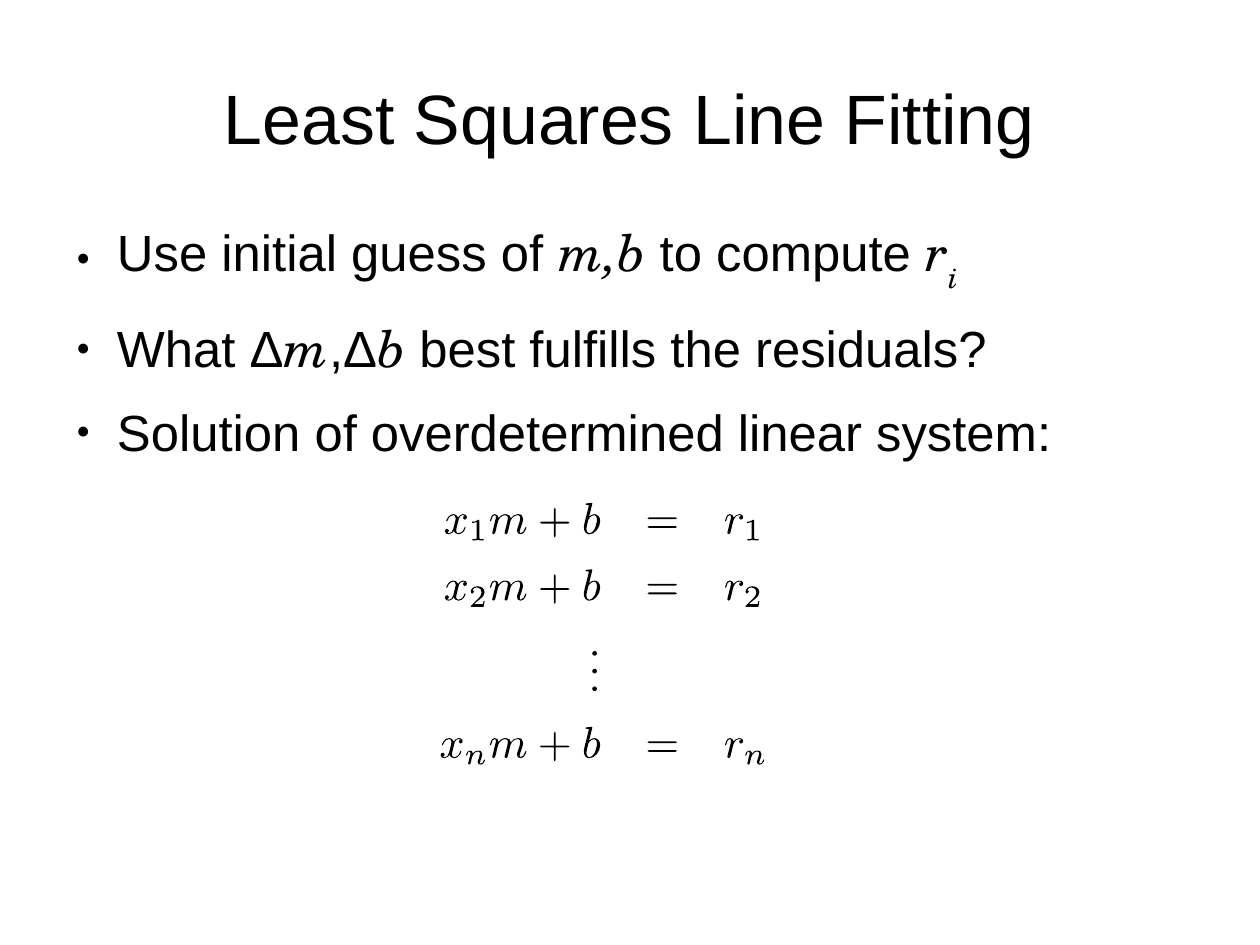
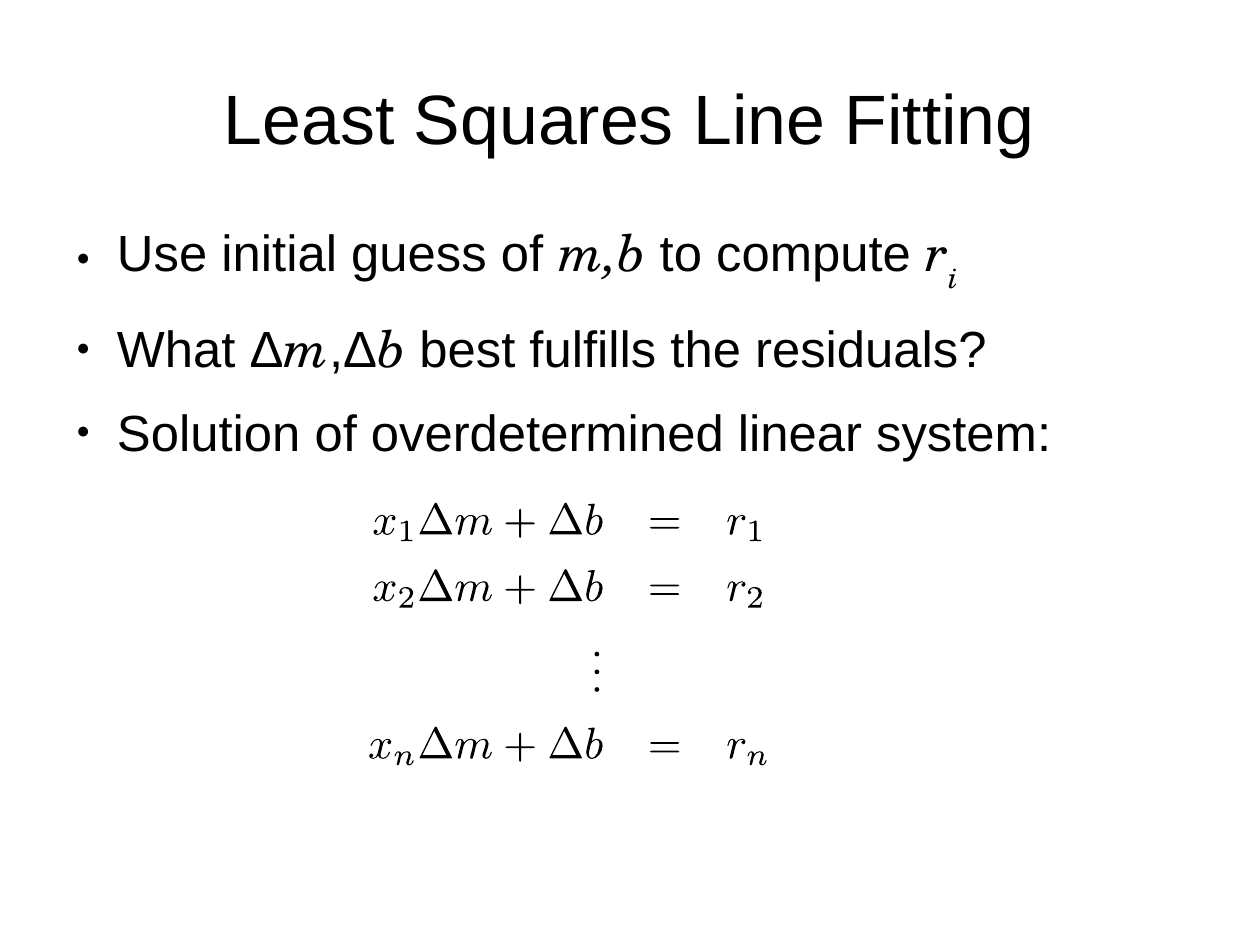
Before and after one commit to sethmerickel/Multi-Image-Geopositioning, a slide deck: slide 3 of papers/fresno2017.odp. Drawn at 1260x945 pixels with LibreOffice and Linux fonts; fonts in the diff are those of the drawing. Boxes give left, top, right and bottom in pixels: in the first picture for what was removed or moved away, otherwise in the second. Text is boxed around its words. In the diff, an @@ line names an element or a change of style, - is before the commit and + after.

```diff
--- a/papers/fresno2017.odp
+++ b/papers/fresno2017.odp
@@ freeform shape: place and size @@
-freeform shape at (491,515,527,535)
+freeform shape at (420,503,453,535)
@@ freeform shape: place and size @@
-freeform shape at (584,503,600,534)
+freeform shape at (505,509,535,539)
@@ freeform shape: place and size @@
-freeform shape at (647,518,677,528)
+freeform shape at (550,503,583,535)
@@ freeform shape: place and size @@
-freeform shape at (725,515,743,535)
+freeform shape at (587,504,603,535)
@@ freeform shape: place and size @@
-freeform shape at (540,508,569,537)
+freeform shape at (456,515,493,535)
@@ freeform shape: place and size @@
-freeform shape at (748,520,759,541)
+freeform shape at (651,518,680,528)
@@ freeform shape: place and size @@
-freeform shape at (445,581,466,601)
+freeform shape at (727,515,745,535)
@@ freeform shape: place and size @@
-freeform shape at (471,587,485,607)
+freeform shape at (750,520,761,541)
@@ freeform shape: place and size @@
-freeform shape at (584,569,600,600)
+freeform shape at (420,569,453,601)
@@ freeform shape: place and size @@
-freeform shape at (491,581,527,601)
+freeform shape at (374,582,396,603)
@@ freeform shape: place and size @@
-freeform shape at (540,574,569,604)
+freeform shape at (399,588,413,608)
@@ freeform shape: place and size @@
-freeform shape at (647,584,677,595)
+freeform shape at (456,582,493,603)
@@ freeform shape: place and size @@
-freeform shape at (725,581,743,601)
+freeform shape at (505,575,535,605)
@@ freeform shape: place and size @@
-freeform shape at (592,652,597,656)
+freeform shape at (587,571,603,601)
@@ outline redrawn in 5 elements at (727,739,745,759), (748,751,767,765), (595,687,599,692), (748,588,761,608), (595,670,599,675) @@
@@ freeform shape: place and size @@
-freeform shape at (584,727,600,758)
+freeform shape at (369,739,391,759)
@@ freeform shape: place and size @@
-freeform shape at (440,739,462,759)
+freeform shape at (420,727,453,759)
@@ freeform shape: place and size @@
-freeform shape at (491,739,527,759)
+freeform shape at (456,739,493,759)
@@ freeform shape: place and size @@
-freeform shape at (540,732,569,761)
+freeform shape at (505,733,535,763)
@@ group added at (550,569,745,759): 6 freeform shapes @@
@@ freeform shape: place and size @@
-freeform shape at (647,742,677,752)
+freeform shape at (651,742,680,752)
@@ 3 freeform shapes: place and size @@
-3 freeform shapes at (445,515,486,765)
+3 freeform shapes at (374,515,414,765)
```
Also in this commit, not shown: 16 other slides changed, 17 slides added, 1 slide removed, 2 other files.
